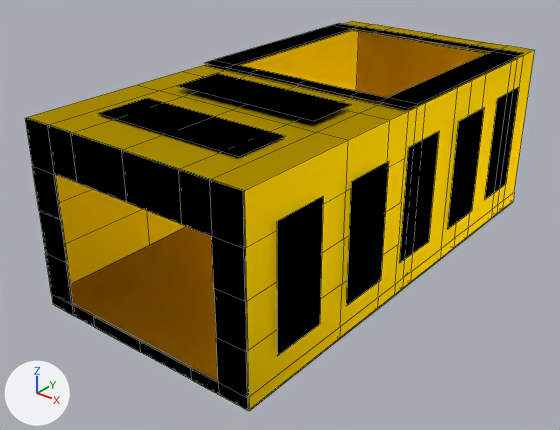
Renders of the Blender file Assets/Models/rocketBoots/body.blend from each side of a commit.
The view is the same before and after, from a 50 mm lens placed at (4.39, -6.04, 3.06), pointed at (-0.13, -0.4, -0.44). The lights are fixed; the arrows at lower left show +X, +Y and +Z. Mesh edges are drawn as thin lines.

The first picture shows 'Body', 'Body.Side.Attach', 'Body.Top.Attach', 'left panel 1.attach', 'left panel 2.attach', 'left panel 3.attach', 'left panel 4.attach', 'left panel 5.attach', 'top panel 1.attach', 'top panel 2.attach'.
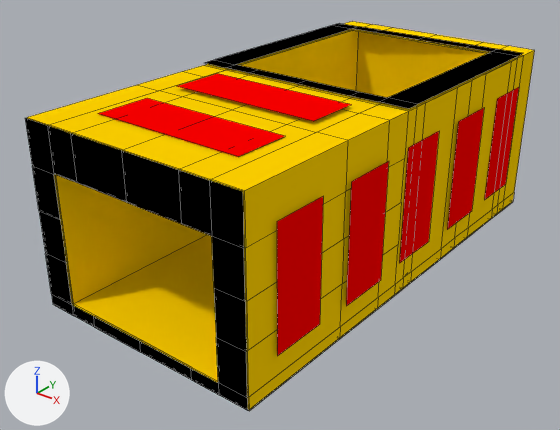
Location of each change, [x1, y1, x2, y2] in pixels of the pictures (560 x 430 px):
'left panel 5.attach', recoloured (black to red)
    both: [277, 196, 323, 356]
'top panel 2.attach', recoloured (black to red)
    both: [98, 98, 284, 156]
'left panel 4.attach', recoloured (black to red)
    both: [346, 161, 389, 306]
'top panel 1.attach', recoloured (black to red)
    both: [177, 73, 352, 121]
'left panel 3.attach', recoloured (black to red)
    both: [399, 131, 439, 263]
'left panel 2.attach', recoloured (black to red)
    both: [447, 108, 484, 230]
'left panel 1.attach', recoloured (black to red)
    both: [484, 87, 519, 200]
part 1 of me_cube_005, built on (yellow)
    after: [56, 175, 207, 304]
part 2 of me_cube_005, recoloured
    both: [27, 21, 535, 409]

The edits, one by one:
Picture 'yellow.png' (img_yellow_png) is new.
Picture 'red.png' (img_red_png) is new.
Material 'yellow' (mat_yellow) is new.
Uses the picture img_yellow_png.
Material 'red' (mat_red) is new.
Its texture is img_red_png.
Its roughness is 0.3.
me_cube_062 has 4 vertices, 1 face and spans x -1.0..1.0, y -1.0..1.0, z 0.0.
me_cube_062 no longer uses material mat_body_right_panel_attach.
me_cube_062 now uses material mat_red (picture img_red_png).
me_cube_061 has 4 vertices, 1 face and spans x -1.0..1.0, y -1.0..1.0, z 0.0.
me_cube_061 no longer uses material mat_body_right_panel_attach.
me_cube_061 now uses material mat_red (picture img_red_png).
me_cube_060 has 4 vertices, 1 face and spans x -1.0..1.0, y -1.0..1.0, z 0.0.
me_cube_060 no longer uses material mat_body_right_panel_attach.
me_cube_060 now uses material mat_red (picture img_red_png).
me_cube_059 has 4 vertices, 1 face and spans x -1.0..1.0, y -1.0..1.0, z 0.0.
me_cube_059 no longer uses material mat_body_right_panel_attach.
me_cube_059 now uses material mat_red (picture img_red_png).
me_cube_058 has 4 vertices, 1 face and spans x -1.0..1.0, y -1.0..1.0, z 0.0.
me_cube_058 no longer uses material mat_body_right_panel_attach.
me_cube_058 now uses material mat_red (picture img_red_png).
me_cube_041 has 4 vertices, 1 face and spans x -1.0..1.0, y -1.0..1.0, z 0.0.
me_cube_041 no longer uses material mat_toe_side_attach.
me_cube_041 now uses material mat_red (picture img_red_png).
me_cube_040 has 4 vertices, 1 face and spans x -1.0..1.0, y -1.0..1.0, z 0.0.
me_cube_040 no longer uses material mat_toe_side_attach.
me_cube_040 now uses material mat_red (picture img_red_png).
me_cube_005 is used by ob_body; location (0.0, 0.0, 0.0); scale (1.22, 2.47, 0.87).
Verts and faces of me_cube_005; kept vertices keep their numbers, new ones are numbered from 282.
Before the commit, vertices of me_cube_005: 93 (-0.75, -1.0, 1.07), 104 (-0.75, -0.06, 1.07), 108 (0.75, -1.0, 1.07), 119 (0.75, -0.06, 1.07), 141 (-0.75, -1.0, 0.57).
Before the commit, vertices of me_cube_005: 142 (0.75, -1.0, 0.57), 163 (-1.0, -0.25, -0.93), 167 (1.0, -0.25, -0.93), 195 (-0.75, -1.0, -0.93), 196 (-0.75, -0.06, -0.93).
Before the commit, vertices of me_cube_005: 197 (0.75, -1.0, -0.93), 198 (0.75, -0.06, -0.93).
me_cube_005 had 282 vertices, 265 faces, 6 loose edges and spanned x -1.0..1.0, y -1.0..1.0, z -1.07..1.07.
me_cube_005 now has 288 vertices, 269 faces, 5 loose edges and spans x -1.0..1.0, y -1.0..1.0, z -1.07..1.07.
Part 1, on me_cube_005:
Edges deleted: (163, 167).
New vertex 282 is at (0.75, -0.06, 0.07).
New vertex 283 is at (0.75, -0.06, 0.57).
New vertex 284 is at (0.75, -0.06, -0.43).
New vertex 285 is at (-0.75, -0.06, 0.07).
New vertex 286 is at (-0.75, -0.06, 0.57).
New vertex 287 is at (-0.75, -0.06, -0.43).
New faces: (108, 197, 198, 284, 282, 283, 119), (93, 195, 196, 287, 285, 286, 104), (141, 142, 283, 286), (104, 119, 283, 286).
me_cube_005 part 2: 265 faces spanning x -1.0..1.0, y -1.0..1.0, z -1.07..1.07 switch from mat_body_001 to mat_yellow.
